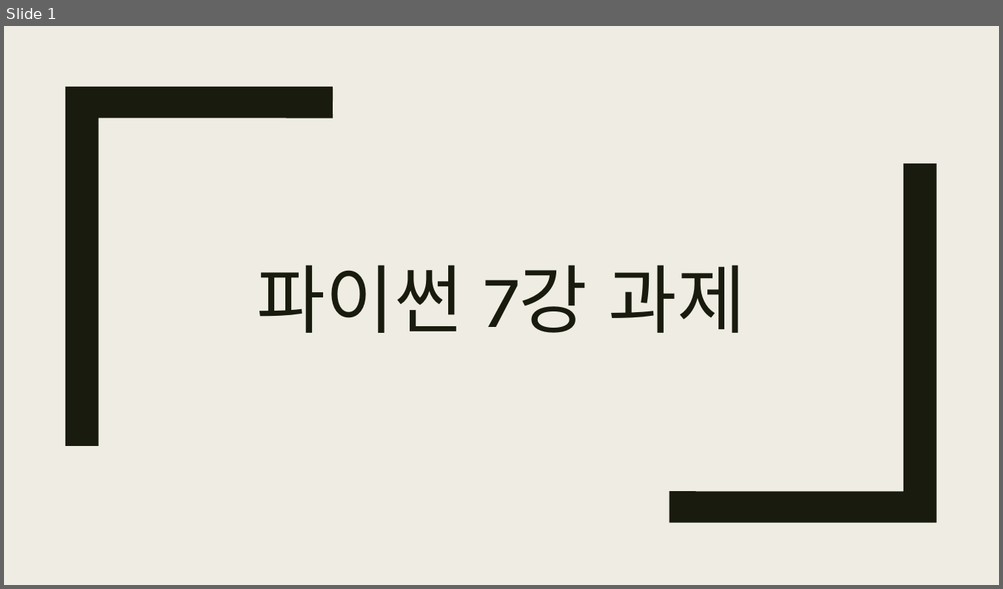
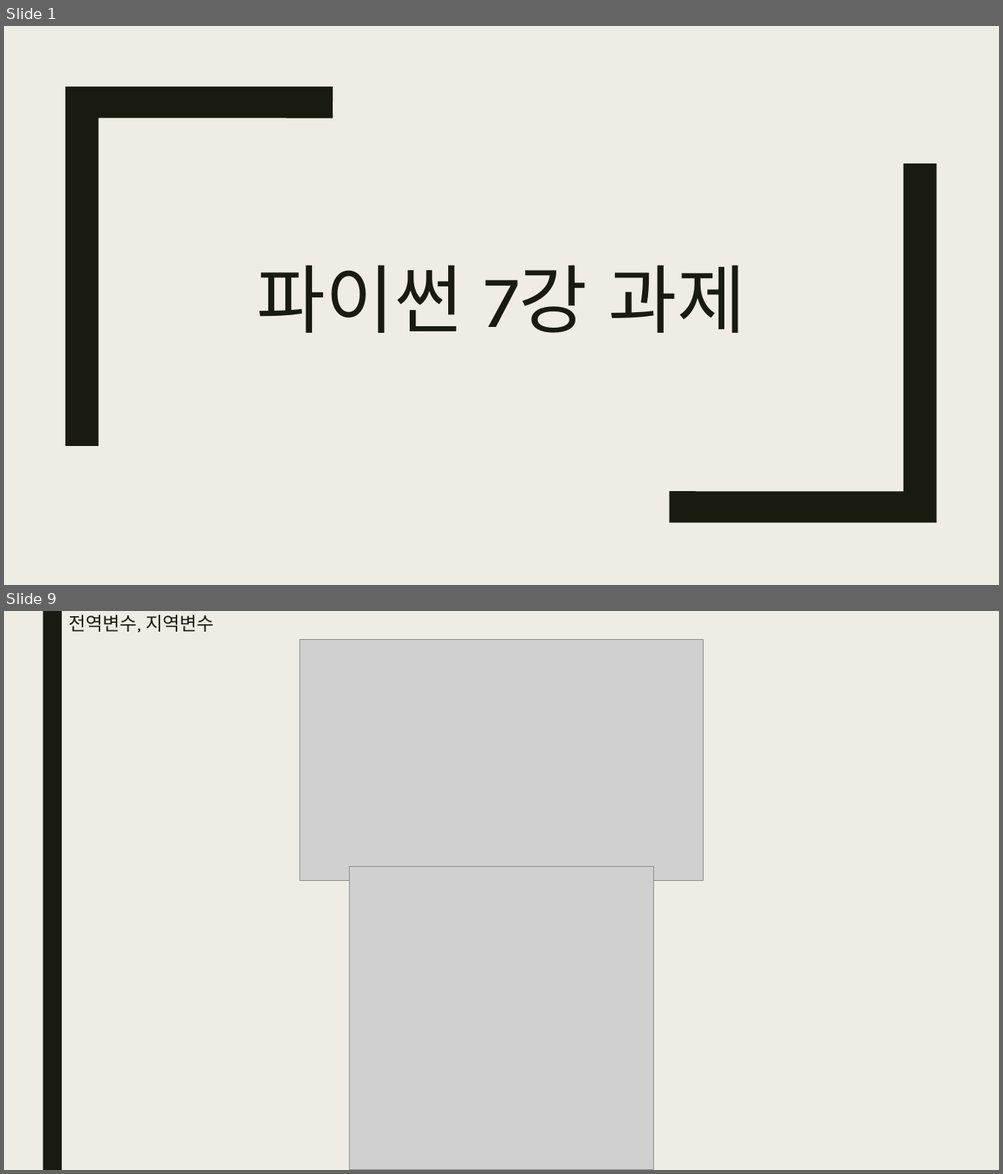
Before and after one commit to bino0130/politec-python, a slide deck: 파이썬 과제/파이썬 7강 과제 남정현.pptx. Shown one above the other, each under a label of ours: slide 1 before the commit, slides 1 and 9 after it; the slides between them are not shown. The pictures are 1003x589 and 1003x1174 pixels, drawn with LibreOffice and Linux fonts; fonts in the diff are those of the drawing; grey boxes stand for pictures. Boxes give left, top, right and bottom in pixels: in the first picture for what was removed or moved away, otherwise in the second. Text is boxed around its words. In the diff, an @@ line names an element or a change of style, - is before the commit and + after.

```diff
--- a/파이썬 과제/파이썬 7강 과제 남정현.pptx
+++ b/파이썬 과제/파이썬 7강 과제 남정현.pptx
@@ slide 9 added at bbox=[4, 611, 999, 1170], background #EFEDE3 @@
@@ rectangle added at bbox=[42, 611, 62, 1170], fill #191B0E @@
@@ title added at bbox=[68, 615, 214, 632], 18 pt, text #191B0E @@
+전역변수, 지역변수
@@ picture added at bbox=[299, 639, 703, 880] @@
@@ picture added at bbox=[350, 867, 653, 1170] @@
```
Also in this commit, not shown: 1 slide changed, 8 other slides added, 2 other files.
